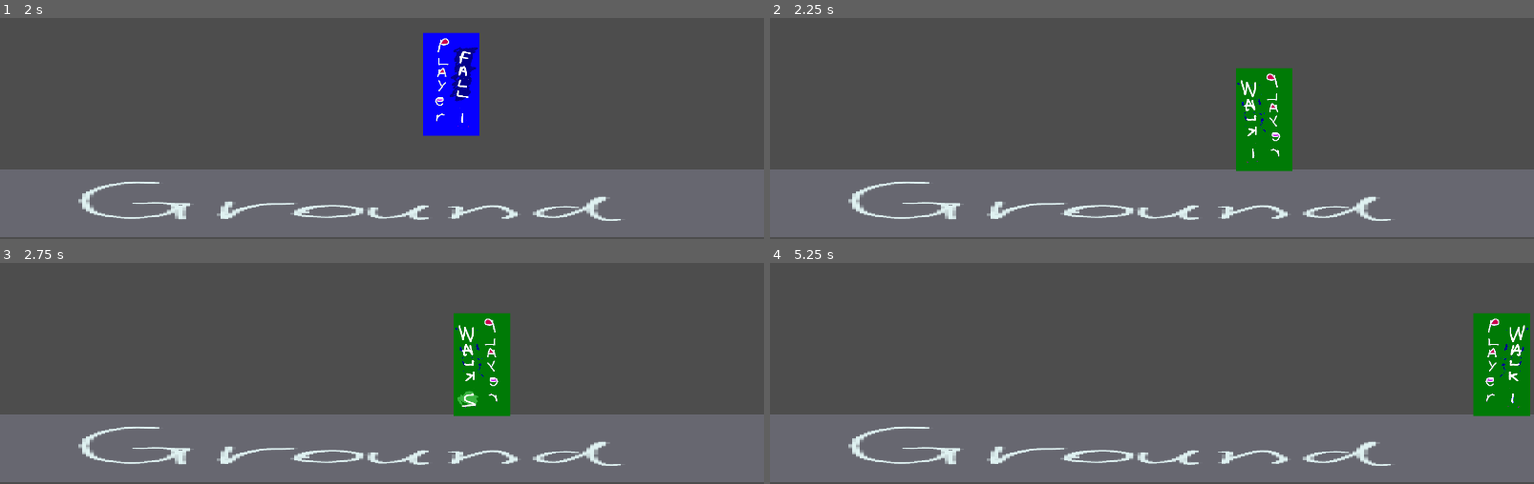
Above: before the commit, frames 1-4 (two rows, left to right).
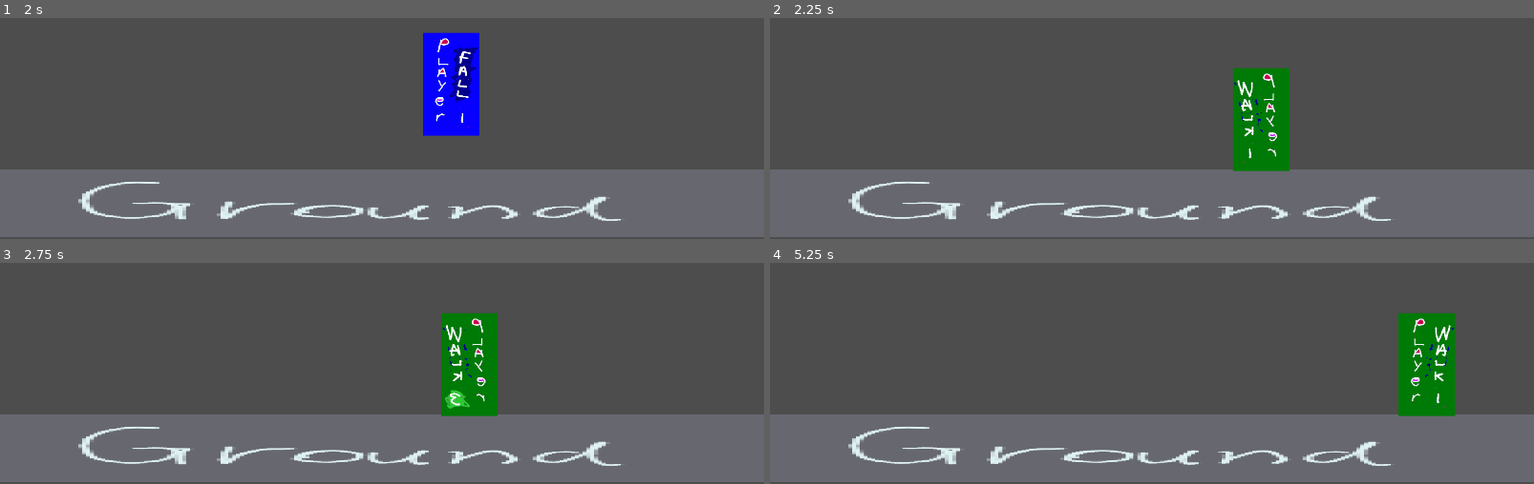
Above: after the commit, the same moments.

Repository: haruo-gabriel/portal2d
Game: Godot game, scene res://Scenes/Main/main.tscn
Same seed, same stepped clock (60 frames per second), same inputs: the game is played once before the commit and once after it.
Inputs:
- Up to frame 1 (2 s): hold D (move_right) from 0.53 s (still down); tap Space (jump) at 0.77, 1.52 s
- Up to frame 2 (2.25 s): release D (move_right) at 2.03 s; hold A (move_left) from 2.03 s (still down)
- Up to frame 3 (2.75 s): keep holding A (move_left)
- Up to frame 4 (5.25 s): release A (move_left) at 2.78 s; hold D (move_right) 2.78-4.28 s; tap Space (jump) at 3.02, 3.77, 4.52 s; hold A (move_left) 4.28-5.03 s; hold D (move_right) from 5.03 s (still down)

Frame 1 is identical in both runs. In frame 2, 1.0% of the frame differs, in the area x 60-69%, y 22-70%; in frame 3, 2.4%; in frame 4, 7.0%, in the area x 82-100%, y 22-70%.

Commit message:
Fixing the mid air movement thing
Now you won't deaccelerate mid air if you are trying to move foward.

You can still do it if trying to go backward.

Diff:
--- a/godot project/Scripts/Player/Player.gd
+++ b/godot project/Scripts/Player/Player.gd
@@ -94,8 +94,9 @@
 
 			step *= IN_AIR_MULTIPLIER
 
-			# You don't deaccelerate while on air
-			new_speed = max(new_speed, velocity.x)
+			# If you're going foward, you won't deaccelerate
+			if sign(velocity.x) == sign(direction):
+				new_speed = max(new_speed, velocity.x)
 
 		velocity.x = move_toward(velocity.x, new_speed, step)
 
